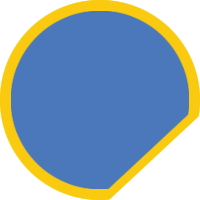
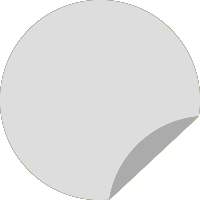
Two versions of the same layered image (200×200). Layer-by-layer changes:
showed "Layer 3 copy" over [109, 116, 199, 200]
showed "Layer 4" over [0, 0, 200, 200]
showed "Layer 3", painted on it over [109, 116, 199, 200]
added layer "12" (40%) above "Layer 5" over [39, 39, 160, 160]
added layer "Layer 5" above "Layer 6" over [11, 11, 189, 189]
added layer "Layer 6" above "Layer 1 copy 2" over [0, 0, 200, 200]
painted on "Layer 1 copy 2" over [11, 11, 189, 189]
